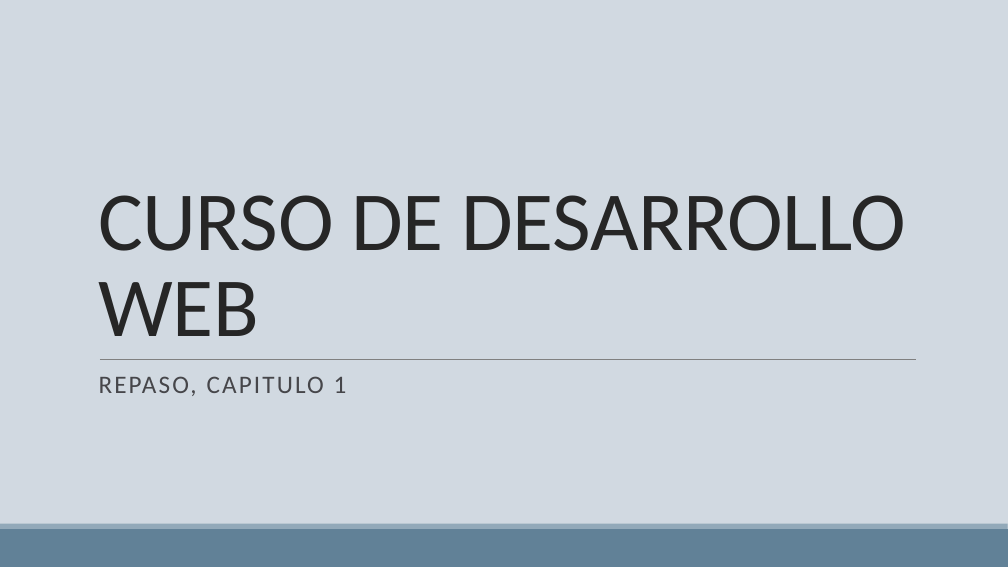
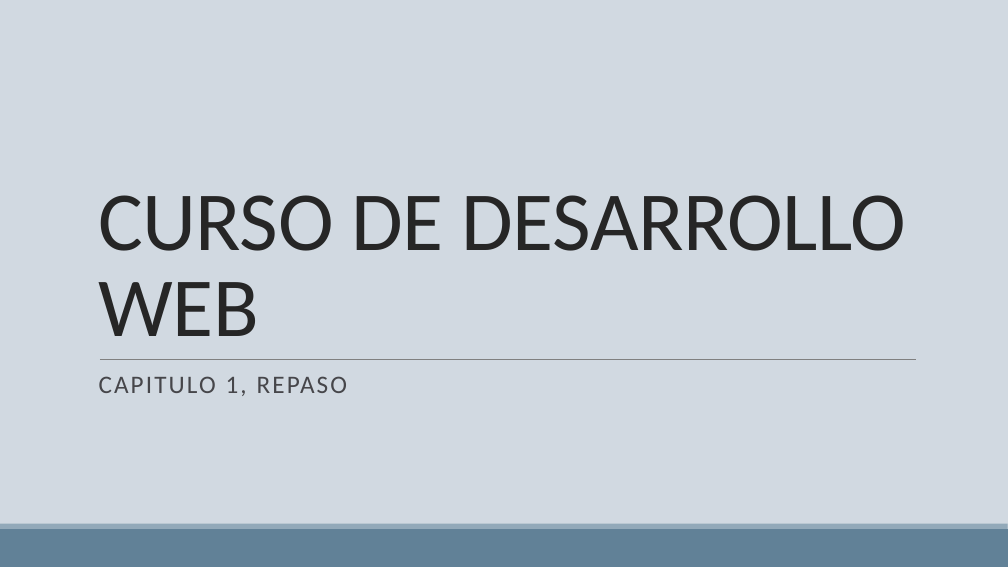
Before and after one commit to Joseman16/CursoJavascriptUnedol, a slide deck: slide 1 of Clase 2/CURSO DE DESARROLLO WEB 2.pptx. Drawn at 1008x567 pixels with LibreOffice and Linux fonts; fonts in the diff are those of the drawing. Boxes give left, top, right and bottom in pixels: in the first picture for what was removed or moved away, otherwise in the second. Text is boxed around its words. In the diff, an @@ line names an element or a change of style, - is before the commit and + after.

```diff
--- a/Clase 2/CURSO DE DESARROLLO WEB 2.pptx
+++ b/Clase 2/CURSO DE DESARROLLO WEB 2.pptx
@@ subtitle at (99,376,347,396): text changed @@
-REPASO, CAPITULO 1
+CAPITULO 1, REPASO
```
Also in this commit, not shown: 1 other slide changed, 3 slides added, 3 other files.
